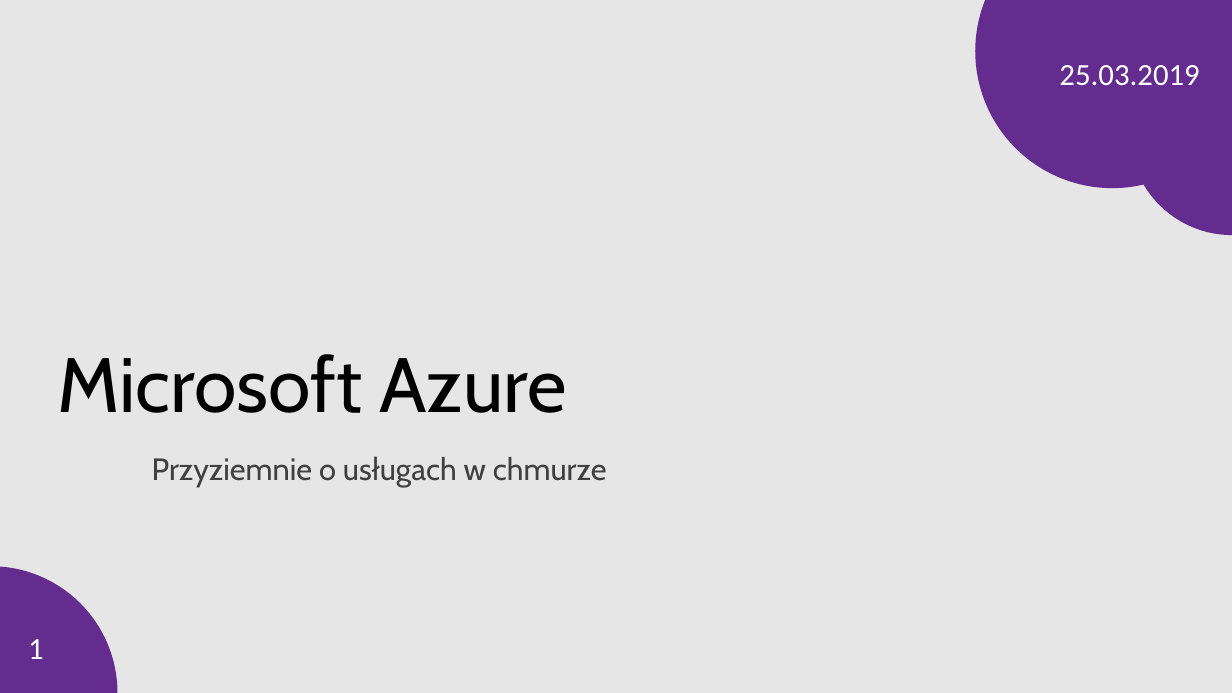
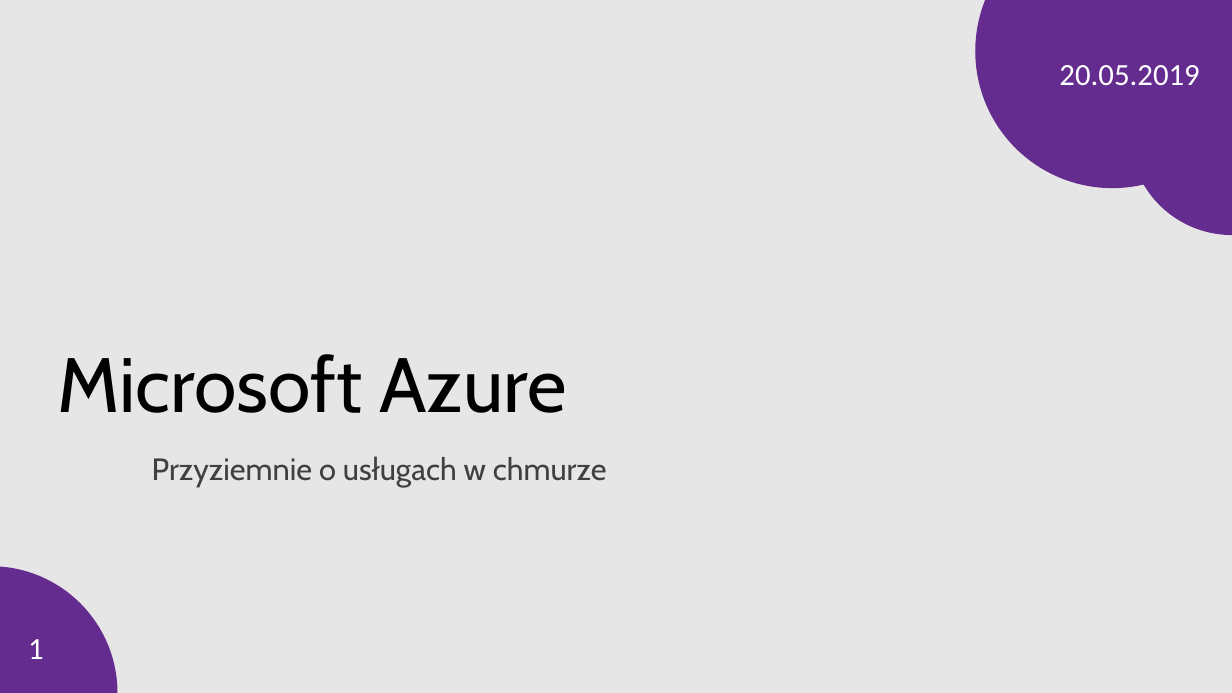
Before and after one commit to dotnet-p-lodz/azure-spring-2019, a slide deck: slide 1 of 01. Wprowadzenie/MicrosoftAzure.pptx. Drawn at 1232x693 pixels with LibreOffice and Linux fonts; fonts in the diff are those of the drawing; background and template pictures are left out. Boxes give left, top, right and bottom in pixels: in the first picture for what was removed or moved away, otherwise in the second. Text is boxed around its words. In the diff, an @@ line names an element or a change of style, - is before the commit and + after.

```diff
--- a/01. Wprowadzenie/MicrosoftAzure.pptx
+++ b/01. Wprowadzenie/MicrosoftAzure.pptx
@@ text at bbox=[1059, 65, 1199, 85]: text changed @@
-25.03.2019
+20.05.2019
```
Also in this commit, not shown: 1 other slide changed, 1 slide added, 1 slide removed.
